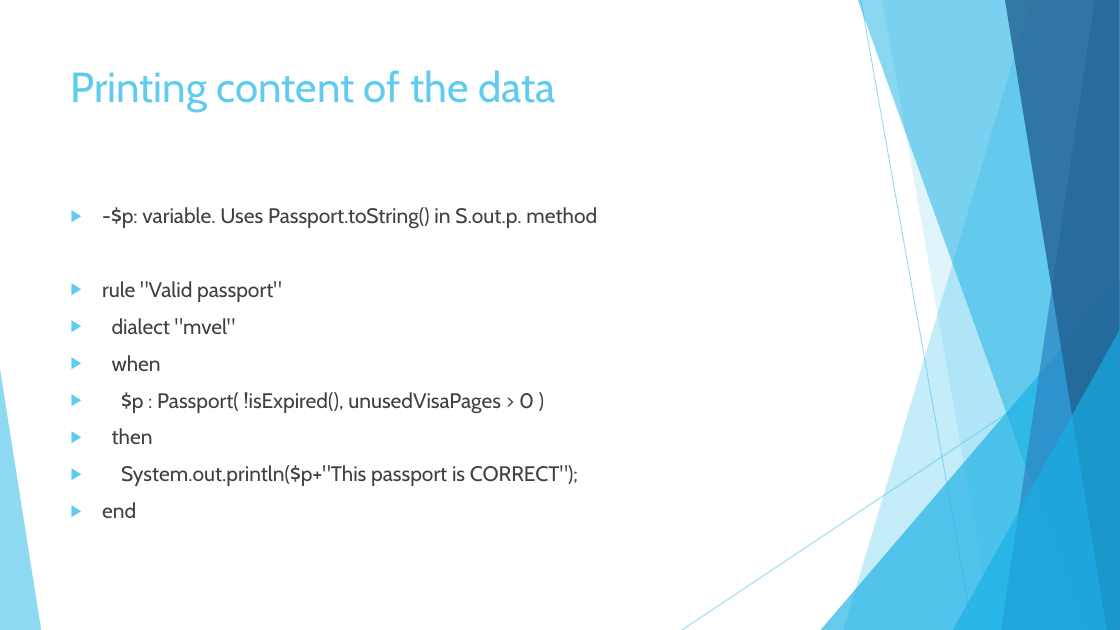
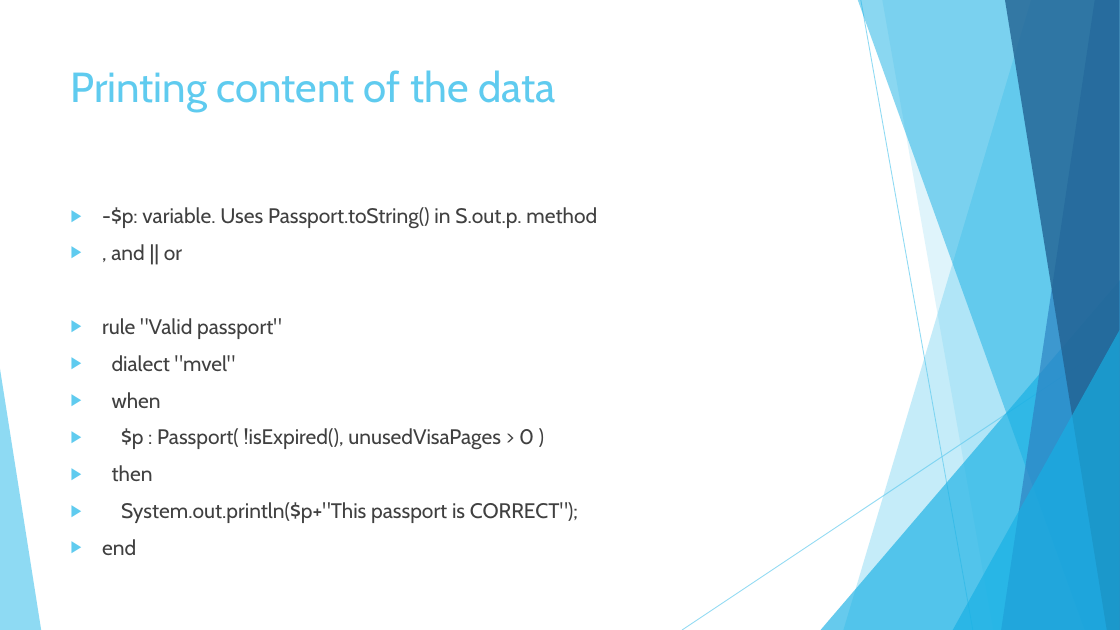
Before and after one commit to sebivenlo/drools, a slide deck: slide 9 of Presentation.pptx. Drawn at 1120x630 pixels with LibreOffice and Linux fonts; fonts in the diff are those of the drawing. Boxes give left, top, right and bottom in pixels: in the first picture for what was removed or moved away, otherwise in the second. Text is boxed around its words. In the diff, an @@ line names an element or a change of style, - is before the commit and + after.

```diff
--- a/Presentation.pptx
+++ b/Presentation.pptx
@@ text at box(111, 244, 182, 260): paragraph added @@
+▶ , and || or
```
Also in this commit, not shown: 3 slides added.
